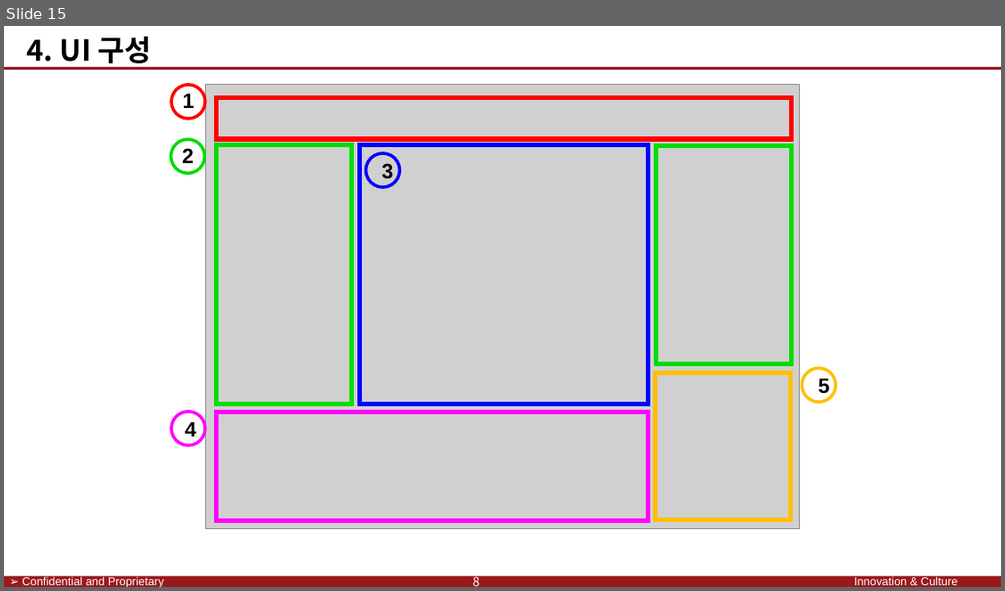
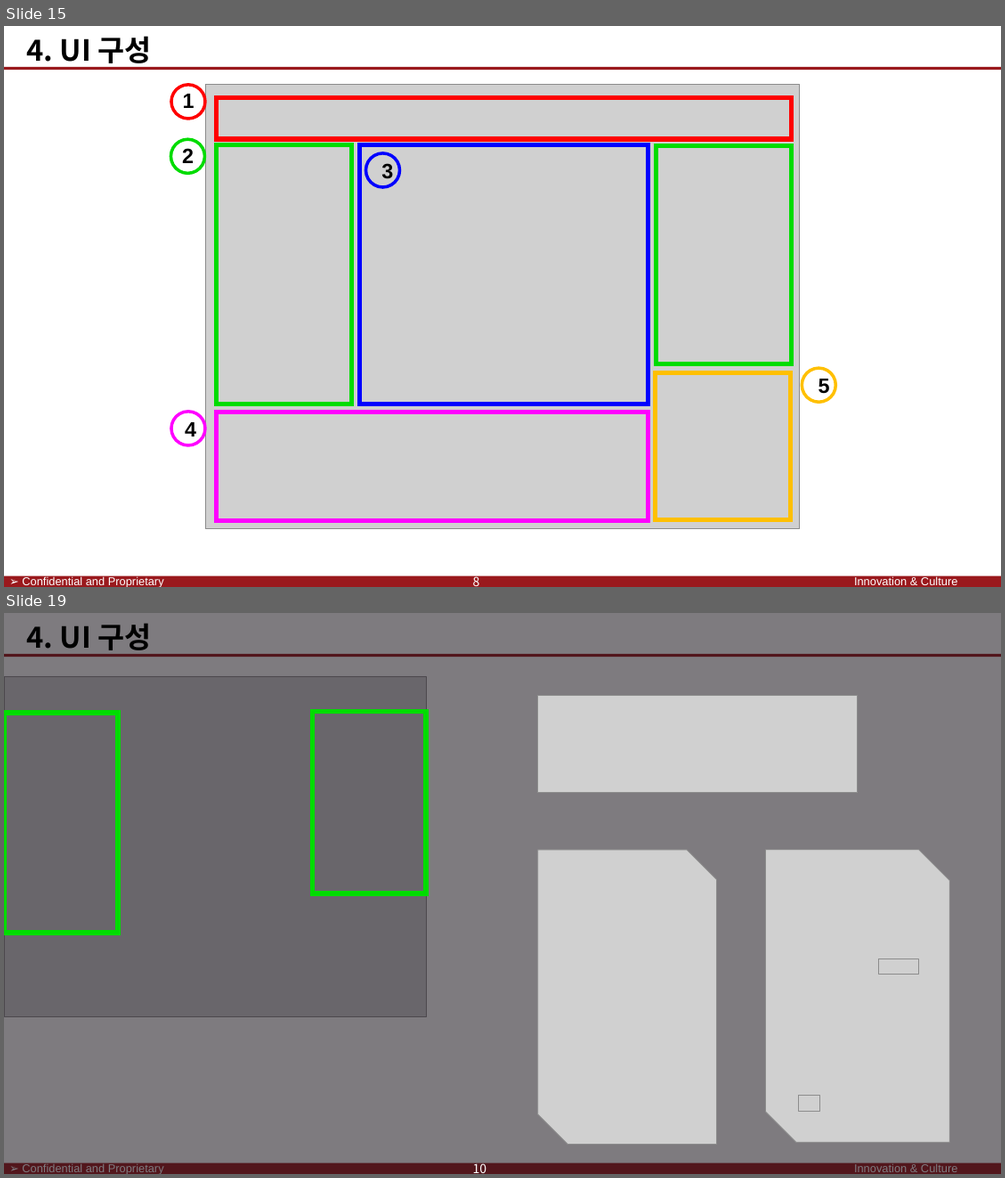
Before and after one commit to SaintSeong/JusungProject, a slide deck: A조 발표/A조 발표 최종.pptx. Shown one above the other, each under a label of ours: slide 15 before the commit, slides 15 and 19 after it; the slides between them are not shown. The pictures are 1005x591 and 1005x1178 pixels, drawn with LibreOffice and Linux fonts; fonts in the diff are those of the drawing; grey boxes stand for pictures; background and template pictures are left out. Boxes give left, top, right and bottom in pixels: in the first picture for what was removed or moved away, otherwise in the second. Text is boxed around its words. In the diff, an @@ line names an element or a change of style, - is before the commit and + after.

```diff
--- a/A조 발표/A조 발표 최종.pptx
+++ b/A조 발표/A조 발표 최종.pptx
@@ slide 19 added at bbox=[4, 613, 1001, 1174], background #FFFFFF; not listed: 4 template elements that a slide beside it also shows @@
@@ rectangle added at bbox=[4, 613, 1001, 1174], fill #1A141C at 56% opacity, outline #000000 0.75 pt @@
@@ text added at bbox=[27, 623, 152, 656], 28 pt, text #000000, bold @@
+4. UI 구성
@@ picture added at bbox=[4, 676, 427, 1016] @@
@@ rectangle added at bbox=[4, 714, 118, 933], outline #00DC00 5 pt @@
@@ rectangle added at bbox=[313, 712, 427, 893], outline #00DC00 5 pt @@
@@ picture added at bbox=[538, 696, 858, 793] @@
@@ picture added at bbox=[538, 850, 717, 1144] @@
@@ picture added at bbox=[765, 850, 949, 1142] @@
@@ picture added at bbox=[879, 958, 919, 974] @@
@@ picture added at bbox=[798, 1094, 820, 1111] @@
@@ text added at bbox=[473, 1161, 487, 1173], 12 pt, text #FFFFFF @@
+10
```
Also in this commit, not shown: 9 slides changed, 4 other slides added.
